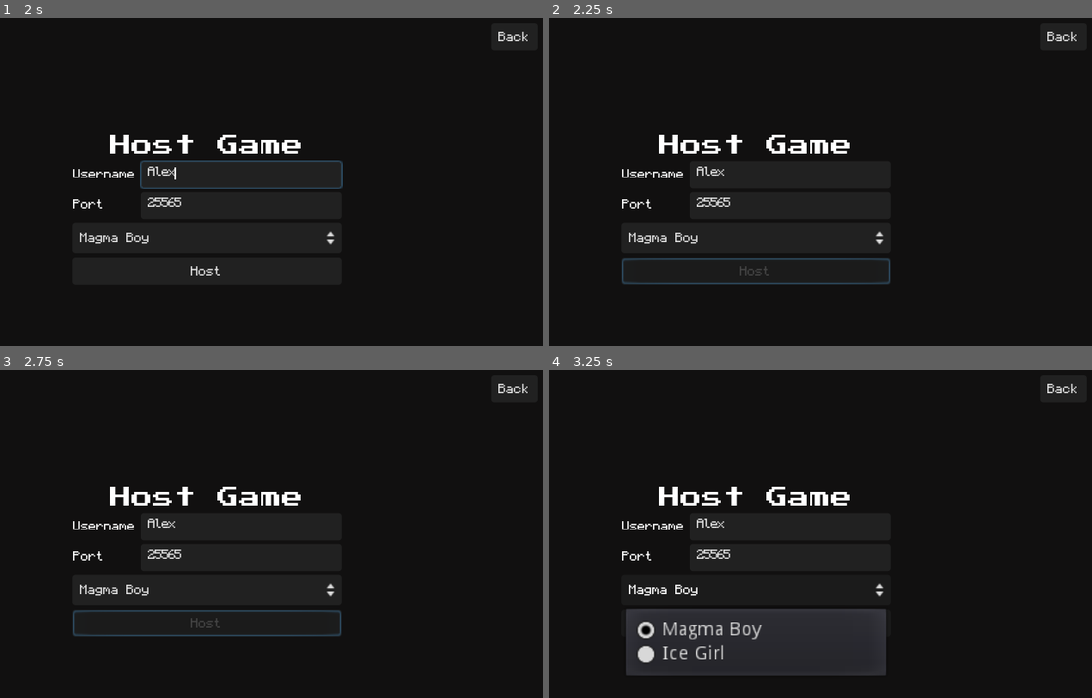
Above: before the commit, frames 1-4 (two rows, left to right).
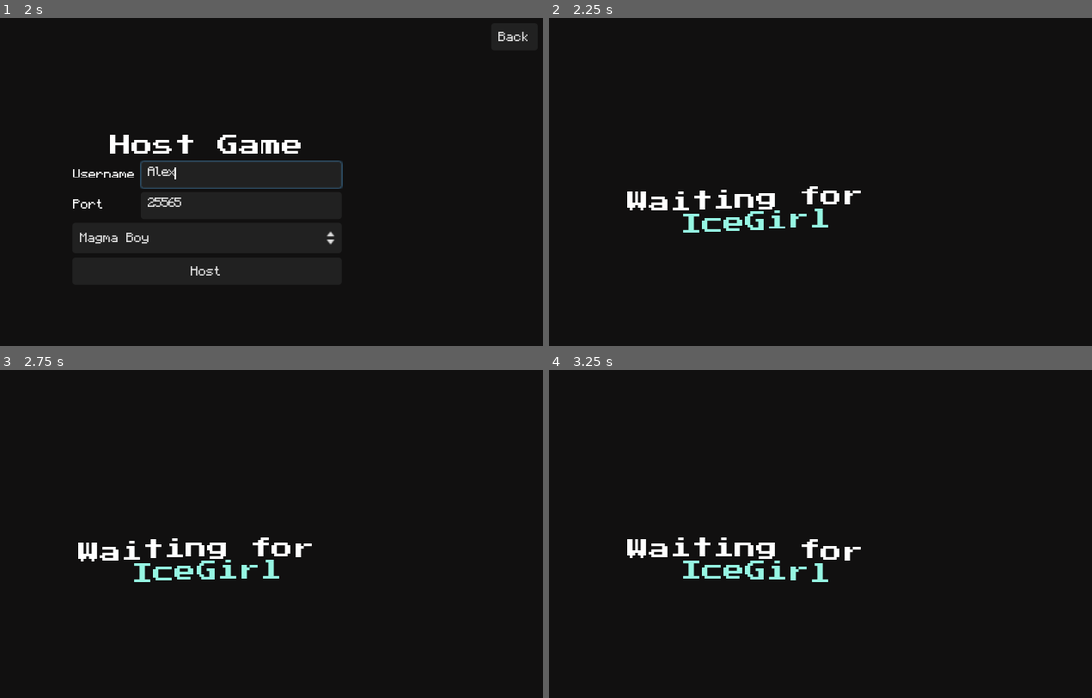
Above: after the commit, the same moments.

Repository: OsakiTsukiko/magmaboy-and-icegirl
Game: Godot game, scene res://src/ui/main_menu/MainMenu.tscn
The game is run twice, just before and just after one commit, with the same random seed, the same clock (stepped at 60 frames per second) and the same inputs.
Inputs (mouse positions are in pixels of both pictures, inside the frame that each line leads up to):
- Up to frame 1 (2 s): click "Host Game" at 0.5 s; click (238, 175) at 1.27 s; type "Alex" at 1.35 s
- Up to frame 2 (2.25 s): click "Host" at 2 s
- Up to frame 3 (2.75 s): no input
- Up to frame 4 (3.25 s): click (755, 589) at 2.75 s, where only the run before the commit has a clickable "Magma Boy"

Frame 1 is identical in both runs. In frame 2, 3.7% of the frame differs, in the area x 13-98%, y 4-82%; in frame 3, 3.7%; in frame 4, 13%, in the area x 13-98%, y 4-94%.

Commit message:
add lobby scene

Diff:
--- /dev/null
+++ b/src/ui/lobby/Lobby.gd
@@ -0,0 +1,10 @@
+extends Control
+
+onready var waiting_for_rtl = $BG/CenterContainer/WaitingForRTL
+
+func _ready():
+	if (Gamestate.character != null):
+		if (Gamestate.character == 0):
+			waiting_for_rtl.bbcode_text = "[wave amp=25 freq=2][center]Waiting for [color=#97f7e4]IceGirl[/color][/center][/wave]\n"
+		if (Gamestate.character == 1):
+			waiting_for_rtl.bbcode_text = "[wave amp=25 freq=2][center]Waiting for [color=#e66247]MagmaBoy[/color][/center][/wave]\n"
--- /dev/null
+++ b/src/ui/lobby/Lobby.tscn
@@ -0,0 +1,36 @@
+[gd_scene load_steps=5 format=2]
+
+[ext_resource path="res://assets/ui/main_menu/bg/bg_panel.tres" type="StyleBox" id=1]
+[ext_resource path="res://assets/fonts/PressStart2P.ttf" type="DynamicFontData" id=2]
+[ext_resource path="res://src/ui/lobby/Lobby.gd" type="Script" id=3]
+
+[sub_resource type="DynamicFont" id=1]
+font_data = ExtResource( 2 )
+
+[node name="Lobby" type="Control"]
+anchor_right = 1.0
+anchor_bottom = 1.0
+script = ExtResource( 3 )
+
+[node name="BG" type="Panel" parent="."]
+anchor_right = 1.0
+anchor_bottom = 1.0
+custom_styles/panel = ExtResource( 1 )
+
+[node name="CenterContainer" type="CenterContainer" parent="BG"]
+anchor_right = 1.0
+anchor_bottom = 1.0
+
+[node name="WaitingForRTL" type="RichTextLabel" parent="BG/CenterContainer"]
+margin_left = 106.0
+margin_top = 116.0
+margin_right = 406.0
+margin_bottom = 184.0
+rect_min_size = Vector2( 300, 0 )
+custom_fonts/normal_font = SubResource( 1 )
+bbcode_enabled = true
+bbcode_text = "[wave amp=25 freq=2][center]Waiting for Second Player[/center][/wave]
+"
+text = "Waiting for Second Player
+"
+fit_content_height = true
--- a/src/utils/gamestate.gd
+++ b/src/utils/gamestate.gd
@@ -1,7 +1,14 @@
 extends Node
+
+var main_menu_scene = load("res://src/ui/main_menu/MainMenu.tscn")
+var host_menu_scene = load("res://src/ui/host_menu/HostMenu.tscn")
+var lobby_scene = load("res://src/ui/lobby/Lobby.tscn")
 
 var game_port: int
 var game_ip: String
+
+var character = null
+var username: String
 
 func _ready() -> void:
 	get_tree().connect("network_peer_connected", self, "_network_peer_connected")
@@ -13,13 +20,17 @@
 func init_server(username: String, character: int, game_port: int) -> void:
 	self.game_ip = "localhost"
 	self.game_port = game_port
+	self.username = username
+	self.character = character
 	var peer := NetworkedMultiplayerENet.new()
 	peer.create_server(game_port, 1)
 	get_tree().network_peer = peer
+	get_tree().change_scene_to(lobby_scene)
 
 func init_client(username: String, game_ip: String, game_port: int) -> void:
 	self.game_ip = game_ip
 	self.game_port = game_port
+	self.username = username
 	var peer := NetworkedMultiplayerENet.new()
 	peer.create_client(game_ip, game_port)
 	get_tree().network_peer = peer
